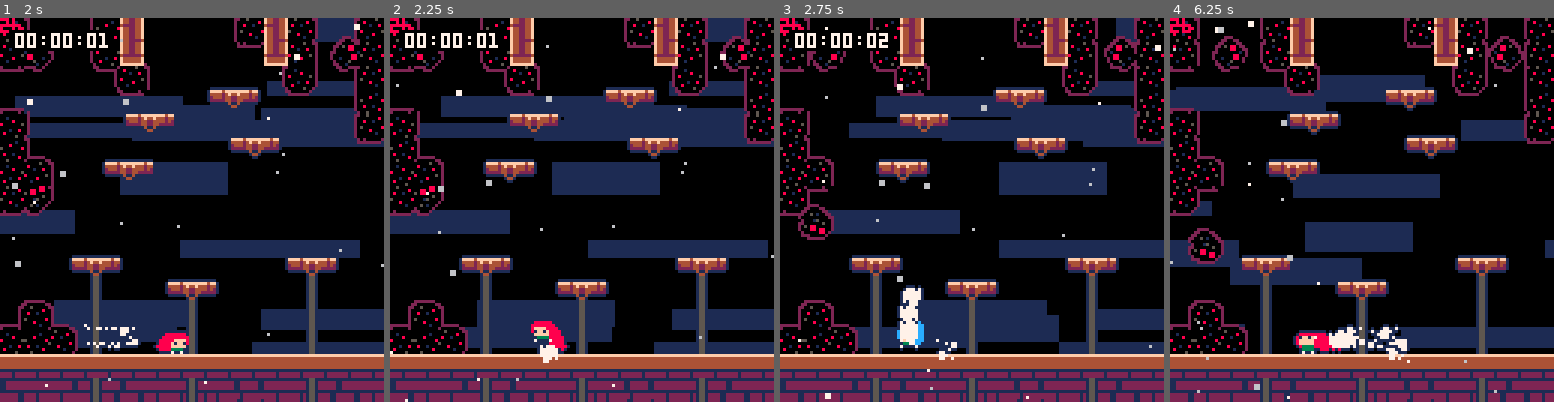
Above: before the commit, frames 1-4 (left to right).
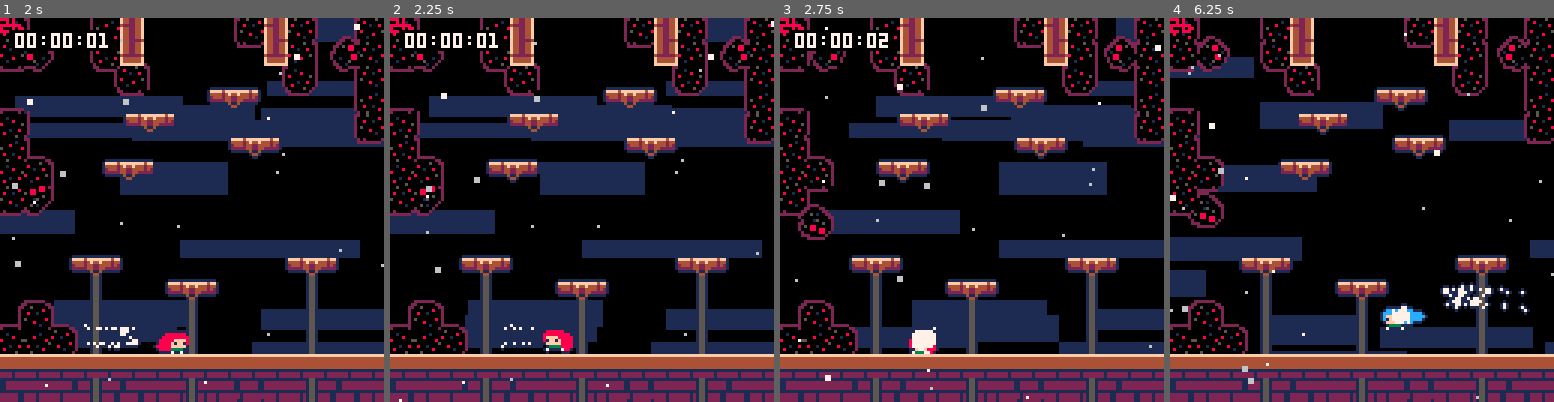
Above: after the commit, the same moments.

Repository: CelesteClassic/newleste.p8
Game: PICO-8 cartridge resort.p8
Two runs of this game, one before a commit and one after it. Both use one fixed random seed, a clock stepped at 60 frames per second and the inputs below.
Inputs:
- Up to frame 1 (2 s): tap O (Z key) at 0.33, 0.7, 1.43 s; tap X (X key) at 1.07 s; hold Left from 1.97 s (still down)
- Up to frame 2 (2.25 s): keep holding Left; tap X (X key) at 2.07 s; tap O (Z key) at 2.22 s
- Up to frame 3 (2.75 s): release Left at 2.37 s; tap X (X key) at 2.4, 2.73 s; hold Down from 2.42 s (still down)
- Up to frame 4 (6.25 s): release Down at 2.82 s; hold Right 2.87-3.53 s; tap X (X key) every 0.33 s from 3.07 to 6.07 s; tap O (Z key) every 0.88 s from 3.1 to 5.75 s; hold Up 3.58-4.08 s; hold Right 4.13-4.53 s; hold Down 4.58-5.08 s; hold Left 5.13-5.8 s; hold Up 5.85-6.18 s; hold Left from 6.23 s (still down)

Frame 1 is identical in both runs. In frame 2, 3.8% of the frame differs, in the area x 0-100%, y 0-100%; in frame 3, 1.3%; in frame 4, 22%.

Commit message:
Update resort.p8

Diff:
--- a/resort.p8
+++ b/resort.p8
@@ -753,13 +753,13 @@
     for dx=-2,2 do for dy=-2,2 do if dx&dy==0 then
         camera(draw_x+dx,draw_y+dy) foreach(fuzzy_drawer.fuzzies, function(f) spr(f.sprite,f.x,f.y,1,1,f.flip.x,f.flip.y) end)
     end end end
-    --pal()
-    --camera(draw_x,draw_y)
-    --palt(15,false)
-    --palt(0,true)
+    pal()
+    camera(draw_x,draw_y)
+    palt(15,false)
+    palt(0,true)
     -- small black outline and sprite
-    --palt(15,true)
-    --palt(0,false)
+    palt(15,true)
+    palt(0,false)
     for i=0,15 do pal(i,0) end
     for dx=-1,1 do for dy=-1,1 do if dx&dy==0 then
       camera(draw_x+dx,draw_y+dy)
